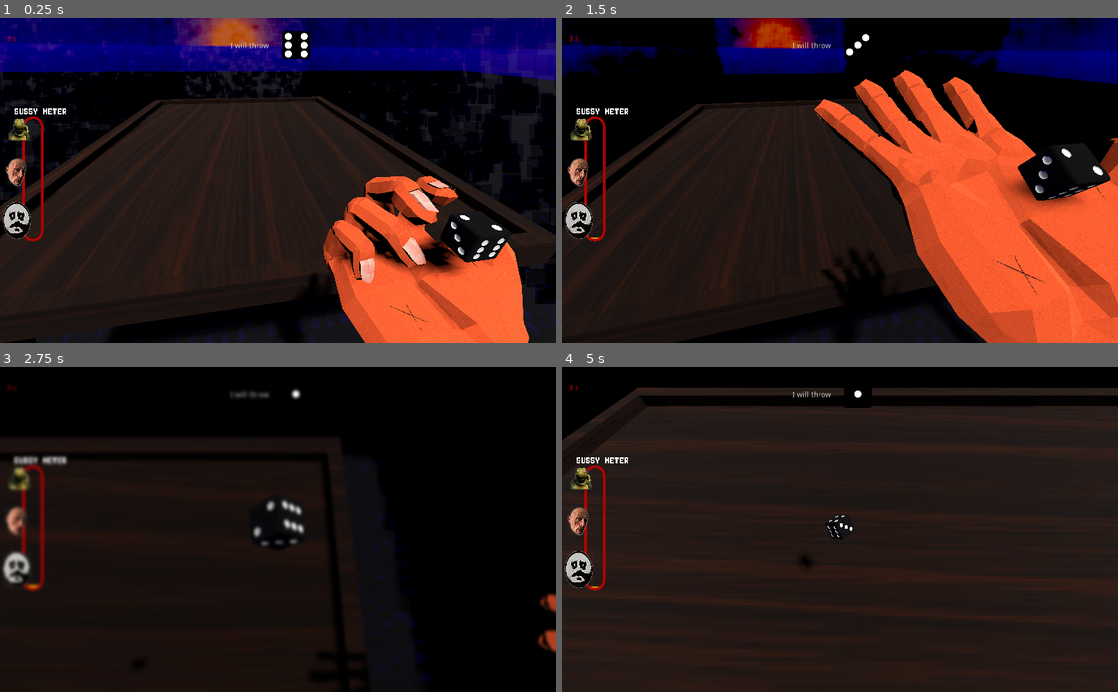
Above: before the commit, frames 1-4 (two rows, left to right).
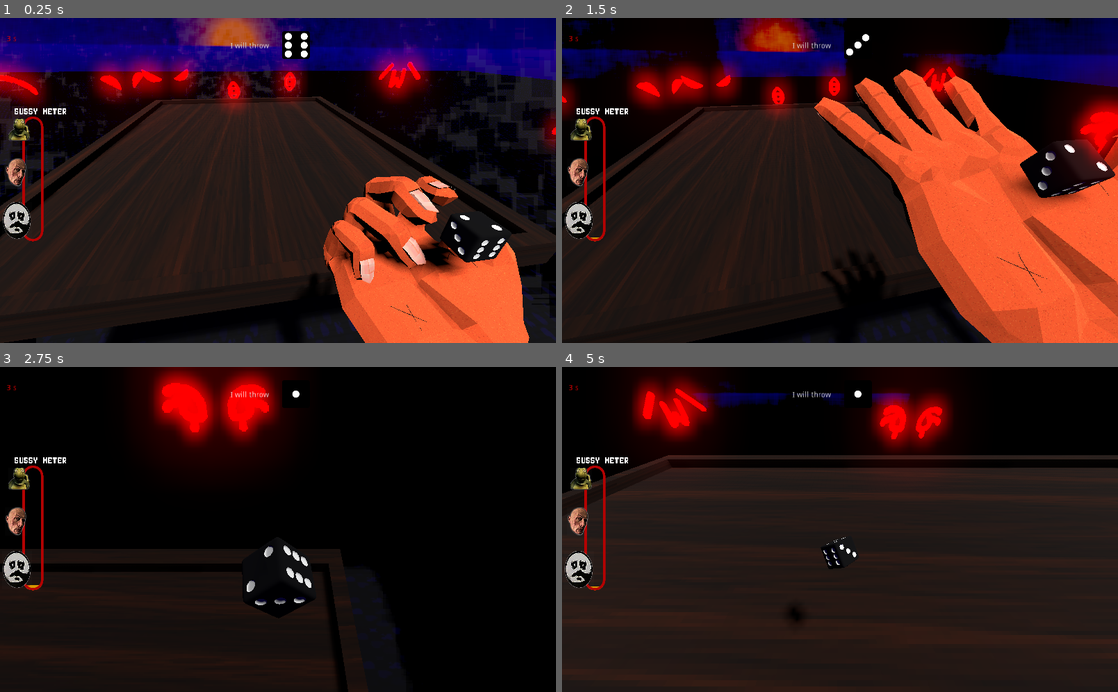
Above: after the commit, the same moments.

Repository: FreekDS/GMTK-Jam-2022-Fairplay
Game: Godot game, scene res://game.tscn
The game is run twice, just before and just after one commit, with the same random seed, the same clock (stepped at 60 frames per second) and the same inputs.
Inputs (mouse positions are in pixels of both pictures, inside the frame that each line leads up to):
- Up to frame 1 (0.25 s): no input
- Up to frame 2 (1.5 s): tap Enter (ui_accept) at 0.5, 0.77 s; move the mouse to (595, 47) at 0.52 s; hold E (slowmo) 0.53-1.28 s; move the mouse to (728, 196) at 1.27 s; click (728, 196) at 1.35 s
- Up to frame 3 (2.75 s): tap Enter (ui_accept) at 1.52 s; tap E (slowmo) at 1.55 s; move the mouse to (333, 458) at 2.02 s; hold E (slowmo) from 2.03 s (still down)
- Up to frame 4 (5 s): move the mouse to (812, 594) at 2.77 s; release E (slowmo) at 2.78 s; tap E (slowmo) at 2.85, 3.8, 4.35 s; tap Enter (ui_accept) at 3.02, 3.77, 4.52 s; move the mouse to (1006, 578) at 3.52 s; press the mouse at (1006, 578) at 3.53 s; move the mouse to (673, 480) at 4.27 s; release the mouse at (673, 480) at 4.28 s

The runs differ from the first frame. In frame 1, 13% of the frame differs, in the area x 0-100%, y 0-100%; in frame 2, 16%; in frame 3, 17%; in frame 4, 21%, in the area x 0-100%, y 0-86%.

Commit message:
ogen en fixen

Diff:
--- /dev/null
+++ b/EYES.tscn
@@ -0,0 +1,31 @@
+[gd_scene load_steps=3 format=2]
+
+[ext_resource path="res://img/ogen.png" type="Texture" id=1]
+
+[sub_resource type="GDScript" id=1]
+script/source = "extends Sprite3D
+
+
+# Declare member variables here. Examples:
+# var a = 2
+# var b = \"text\"
+
+
+# Called when the node enters the scene tree for the first time.
+func _ready():
+	randomize()
+	place_eyes()
+
+
+func place_eyes():
+	frame = randi() % (hframes * vframes)
+
+"
+
+[node name="EYES" type="Sprite3D"]
+transform = Transform( 6, 0, 0, 0, 6, 0, 0, 0, 1, 0, 0, 0 )
+modulate = Color( 4, 0, 0, 1 )
+texture = ExtResource( 1 )
+hframes = 3
+vframes = 4
+script = SubResource( 1 )
--- a/environments/new_environment.tres
+++ b/environments/new_environment.tres
@@ -27,3 +27,10 @@
 dof_blur_far_distance = 2.36
 dof_blur_far_transition = 5.06
 dof_blur_far_quality = 2
+glow_enabled = true
+glow_intensity = 0.85
+glow_strength = 0.6
+glow_blend_mode = 0
+glow_hdr_threshold = 4.0
+glow_hdr_luminance_cap = 170.9
+glow_hdr_scale = 2.02
--- a/game.tscn
+++ b/game.tscn
@@ -10,6 +10,7 @@
 [ext_resource path="res://Game UI.tscn" type="PackedScene" id=8]
 [ext_resource path="res://img/vloer.png" type="Texture" id=9]
 [ext_resource path="res://environments/new_environment.tres" type="Environment" id=10]
+[ext_resource path="res://EYES.tscn" type="PackedScene" id=11]
 [ext_resource path="res://trail.tscn" type="PackedScene" id=12]
 [ext_resource path="res://particleFog.tscn" type="PackedScene" id=13]
 
@@ -21,8 +22,8 @@
 albedo_texture = ExtResource( 9 )
 uv1_scale = Vector3( 50, 50, 50 )
 
-[sub_resource type="ConcavePolygonShape" id=3]
-data = PoolVector3Array( -50, 1, 50, 50, 1, 50, -50, -1, 50, 50, 1, 50, 50, -1, 50, -50, -1, 50, 50, 1, -50, -50, 1, -50, 50, -1, -50, -50, 1, -50, -50, -1, -50, 50, -1, -50, 50, 1, 50, 50, 1, -50, 50, -1, 50, 50, 1, -50, 50, -1, -50, 50, -1, 50, -50, 1, -50, -50, 1, 50, -50, -1, -50, -50, 1, 50, -50, -1, 50, -50, -1, -50, 50, 1, 50, -50, 1, 50, 50, 1, -50, -50, 1, 50, -50, 1, -50, 50, 1, -50, -50, -1, 50, 50, -1, 50, -50, -1, -50, 50, -1, 50, 50, -1, -50, -50, -1, -50 )
+[sub_resource type="ConcavePolygonShape" id=10]
+data = PoolVector3Array( -250, 1, 250, 250, 1, 250, -250, -1, 250, 250, 1, 250, 250, -1, 250, -250, -1, 250, 250, 1, -250, -250, 1, -250, 250, -1, -250, -250, 1, -250, -250, -1, -250, 250, -1, -250, 250, 1, 250, 250, 1, -250, 250, -1, 250, 250, 1, -250, 250, -1, -250, 250, -1, 250, -250, 1, -250, -250, 1, 250, -250, -1, -250, -250, 1, 250, -250, -1, 250, -250, -1, -250, 250, 1, 250, -250, 1, 250, 250, 1, -250, -250, 1, 250, -250, 1, -250, 250, 1, -250, -250, -1, 250, 250, -1, 250, -250, -1, -250, 250, -1, 250, 250, -1, -250, -250, -1, -250 )
 
 [sub_resource type="Animation" id=9]
 resource_name = "Light"
@@ -88,11 +89,11 @@
 transform = Transform( 1, 0, 0, 0, 1, 0, 0, 0, 1, 5.21619, 1.88669, -1.87075 )
 
 [node name="DiceCam" type="Camera" parent="."]
-transform = Transform( 1, 0, 0, 0, 0.5, 0.866026, 0, -0.866026, 0.5, 0, 0, 0 )
+transform = Transform( 1, 0, 0, 0, 0.766045, 0.642788, 0, -0.642788, 0.766045, 0, 0, 0 )
 far = 8192.0
 script = ExtResource( 5 )
 dice = NodePath("../Dice")
-diceOffset = Vector3( 0, 3, 1.8 )
+diceOffset = Vector3( 0, 2, 1.8 )
 
 [node name="Hand" parent="." instance=ExtResource( 2 )]
 transform = Transform( -4.37114e-08, 0, 1, 0, 1, 0, -1, 0, -4.37114e-08, 10.5683, 0.581873, -1.76025 )
@@ -100,7 +101,7 @@
 [node name="Floor" type="StaticBody" parent="." groups=["ground", "out"]]
 
 [node name="MeshInstance" type="MeshInstance" parent="Floor"]
-transform = Transform( 1, 0, 0, 0, 1, 0, 0, 0, 1, -18.0615, -20.6996, -21.904 )
+transform = Transform( 1, 0, 0, 0, 1, 0, 0, 0, 1, -17.2665, -20.4895, -22.4949 )
 mesh = SubResource( 1 )
 material/0 = SubResource( 2 )
 __meta__ = {
@@ -108,8 +109,8 @@
 }
 
 [node name="CollisionShape" type="CollisionShape" parent="Floor"]
-transform = Transform( 1, 0, 0, 0, 1, 0, 0, 0, 1, -18.0615, -20.6996, 0 )
-shape = SubResource( 3 )
+transform = Transform( 1, 0, 0, 0, 1, 0, 0, 0, 1, -17.2665, -20.4895, -22.4949 )
+shape = SubResource( 10 )
 
 [node name="DirectionalLight" type="DirectionalLight" parent="."]
 transform = Transform( -0.906372, -0.0204898, 0.421983, 0.42248, -0.0419794, 0.9054, -0.000836845, 0.998908, 0.0467055, 0, 26.7864, 0 )
@@ -168,6 +169,48 @@
 visibility_aabb = AABB( -79.2899, -20.7047, -4, 158.58, 41.4094, 8 )
 process_material = SubResource( 8 )
 
+[node name="Eyes" type="Spatial" parent="."]
+
+[node name="Eyes" parent="Eyes" instance=ExtResource( 11 )]
+transform = Transform( 5.13202, 0, 0.518072, 0, 6, 0, -3.10843, 0, 0.855337, -61.0362, -3.50314, -45.4568 )
+modulate = Color( 5, 0, 0, 1 )
+
+[node name="EYES" parent="Eyes" instance=ExtResource( 11 )]
+transform = Transform( 6, 0, 0, 0, 6, 0, 0, 0, 1, -10.488, -5.81503, -37.2327 )
+modulate = Color( 5, 0, 0, 1 )
+
+[node name="EYES2" parent="Eyes" instance=ExtResource( 11 )]
+transform = Transform( -2.62268e-07, 0, 1, 0, 6, 0, -6, 0, -4.37114e-08, -90.7845, -11.841, 3.22083 )
+modulate = Color( 5, 0, 0, 1 )
+
+[node name="EYES3" parent="Eyes" instance=ExtResource( 11 )]
+transform = Transform( -2.14991, 0, 0.933599, 0, 6, 0, -5.60159, 0, -0.358319, -91.7351, -7, 25.8715 )
+modulate = Color( 5, 0, 0, 1 )
+
+[node name="EYES4" parent="Eyes" instance=ExtResource( 11 )]
+transform = Transform( 5.62519, 0, 0.347901, 0, 6, 0, -2.08741, 0, 0.937531, -4.10346, 4.61806, 44.292 )
+modulate = Color( 5, 0, 0, 1 )
+
+[node name="EYES5" parent="Eyes" instance=ExtResource( 11 )]
+transform = Transform( 5.96157, 0, -0.112995, 0, 6, 0, 0.677971, 0, 0.993596, -36.8504, -2.68817, 37.7533 )
+modulate = Color( 5, 0, 0, 1 )
+
+[node name="EYES6" parent="Eyes" instance=ExtResource( 11 )]
+transform = Transform( -1.96964, 0, 0.944583, 0, 6, 0, -5.6675, 0, -0.328273, 24.8906, -4.37917, -14.5824 )
+modulate = Color( 5, 0, 0, 1 )
+
+[node name="EYES7" parent="Eyes" instance=ExtResource( 11 )]
+transform = Transform( -2.62268e-07, 0, 1, 0, 6, 0, -6, 0, -4.37114e-08, 19.6108, -8.55736, 11.3139 )
+modulate = Color( 5, 0, 0, 1 )
+
+[node name="EYES8" parent="Eyes" instance=ExtResource( 11 )]
+transform = Transform( 1.16869, 0, 0.980847, 0, 6, 0, -5.88508, 0, 0.194782, -92.774, -8.90689, -19.3526 )
+modulate = Color( 5, 0, 0, 1 )
+
+[node name="EYES9" parent="Eyes" instance=ExtResource( 11 )]
+transform = Transform( 5.62806, 0, -0.346608, 0, 6, 0, 2.07965, 0, 0.93801, -73.1632, -7, 33.4389 )
+modulate = Color( 5, 0, 0, 1 )
+
 [connection signal="foefelen" from="Dice" to="." method="_on_Dice_foefelen"]
 [connection signal="thrown" from="Hand" to="StartCam" method="_on_Hand_thrown"]
 [connection signal="thrown" from="Hand" to="Dice" method="_on_Hand_thrown"]
--- a/scenes/Table.tscn
+++ b/scenes/Table.tscn
@@ -4,7 +4,7 @@
 [ext_resource path="res://mesh/tableMesh.tscn" type="PackedScene" id=2]
 
 [sub_resource type="BoxShape" id=5]
-extents = Vector3( 18.076, 0.247917, 23.5507 )
+extents = Vector3( 18.076, 0.247917, 23.4133 )
 
 [sub_resource type="CubeMesh" id=1]
 size = Vector3( 11.051, 0.268, 6.473 )
@@ -19,10 +19,10 @@
 albedo_color = Color( 0.407843, 0.25098, 0.0352941, 1 )
 
 [sub_resource type="BoxShape" id=6]
-extents = Vector3( 1, 1, 25.2916 )
+extents = Vector3( 0.573136, 0.907087, 23.8958 )
 
 [sub_resource type="BoxShape" id=7]
-extents = Vector3( 17.941, 1.13992, 1 )
+extents = Vector3( 18.4261, 1.13992, 0.680321 )
 
 [node name="StaticBody" type="StaticBody" groups=["ground"]]
 script = ExtResource( 1 )
@@ -66,7 +66,7 @@
 transform = Transform( 1, 0, 0, 0, 1, 0, 0, 0, 1, -0.26, -0.054, -0.515 )
 
 [node name="CollisionShape3" type="CollisionShape" parent="Edges"]
-transform = Transform( 1, 0, 0, 0, 1, 0, 0, 0, 1, 18.245, 0.15362, 0.492851 )
+transform = Transform( 1, 0, 0, 0, 1, 0, 0, 0, 1, 18.0773, 0.15362, 0.492851 )
 shape = SubResource( 6 )
 
 [node name="CollisionShape2" type="CollisionShape" parent="Edges"]
@@ -74,11 +74,11 @@
 shape = SubResource( 6 )
 
 [node name="CollisionShape" type="CollisionShape" parent="Edges"]
-transform = Transform( 1, 0, 0, 0, 1, 0, 0, 0, 1, 0, -0.0724974, 24.862 )
+transform = Transform( 1, 0, 0, 0, 1, 0, 0, 0, 1, 0, -0.0724974, 23.8682 )
 shape = SubResource( 7 )
 
 [node name="CollisionShape4" type="CollisionShape" parent="Edges"]
-transform = Transform( 1, 0, 0, 0, 1, 0, 0, 0, 1, 0, -0.0724974, -23.6983 )
+transform = Transform( 1, 0, 0, 0, 1, 0, 0, 0, 1, 0, -0.0724974, -22.906 )
 shape = SubResource( 7 )
 
 [node name="collider_top" type="CollisionShape" parent="."]
--- a/scripts/game.gd
+++ b/scripts/game.gd
@@ -37,13 +37,13 @@
 	if is_slowmotion:
 #		print("Going to slow motion mode")
 		dice_cam.fov = globals.slowmotion_fov
-		game_ui.enable_blur()
+#		game_ui.enable_blur()
 
 #		world_env.environment = dof_env
 	else :
 #		print("Going to normal motion mode")
 		dice_cam.fov = globals.normal_fov
-		game_ui.disable_blur()
+#		game_ui.disable_blur()
 #		world_env.environment = normal_env
 
 
Not shown: 1 places in game.tscn that only renumber resources
Binary file added: img/ogen.png
Not shown, added: img/ogen.png.import
Binary file added: img/ogen0.png
Not shown, added: img/ogen0.png.import
Binary file added: img/ogen1.png
Not shown, added: img/ogen1.png.import
Binary file added: img/ogen2.png
Not shown, added: img/ogen2.png.import
Binary file added: img/ogen3.png
Not shown, added: img/ogen3.png.import
Binary file added: img/ogen5.png
(and 5 more such lines)
